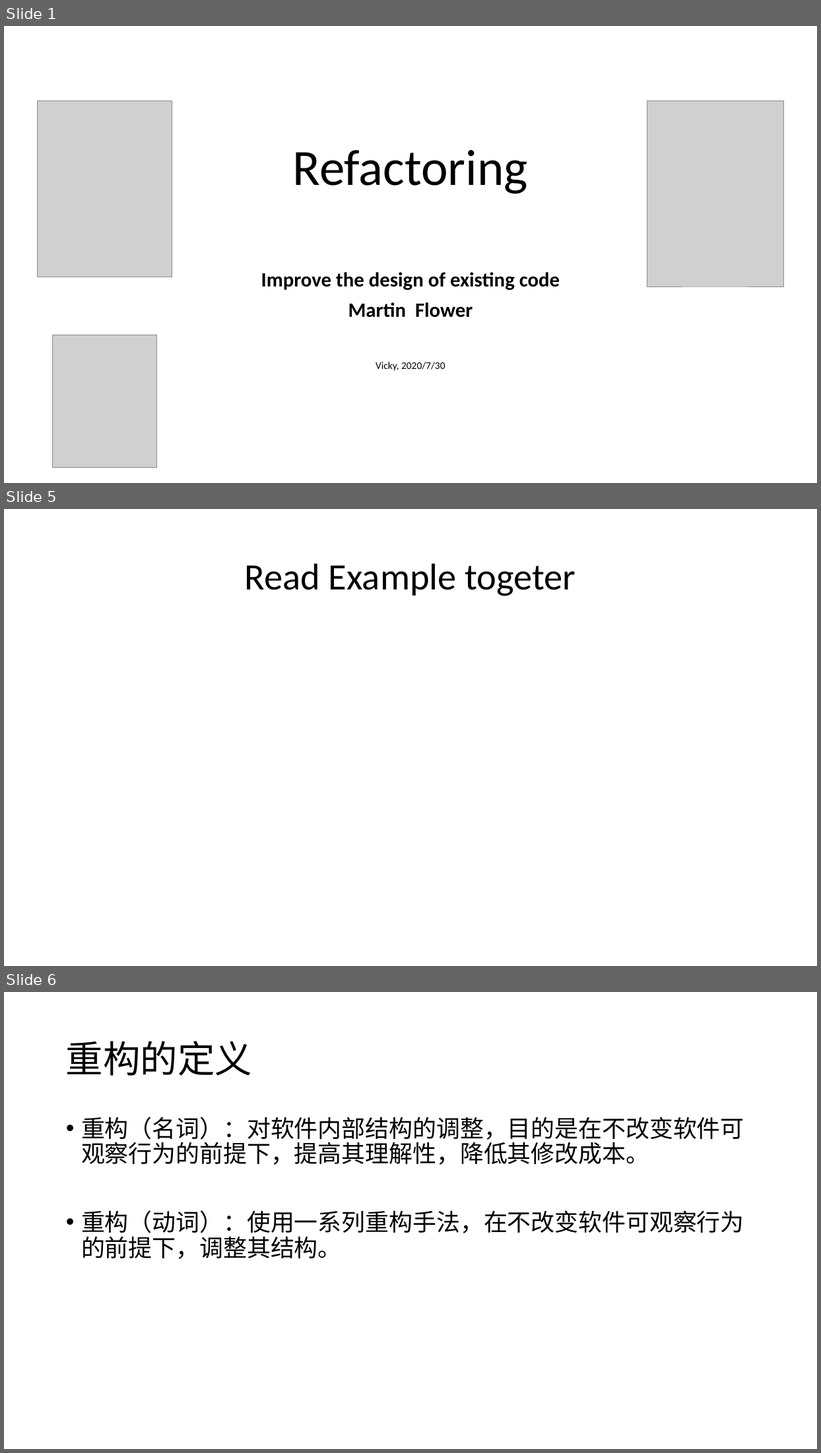
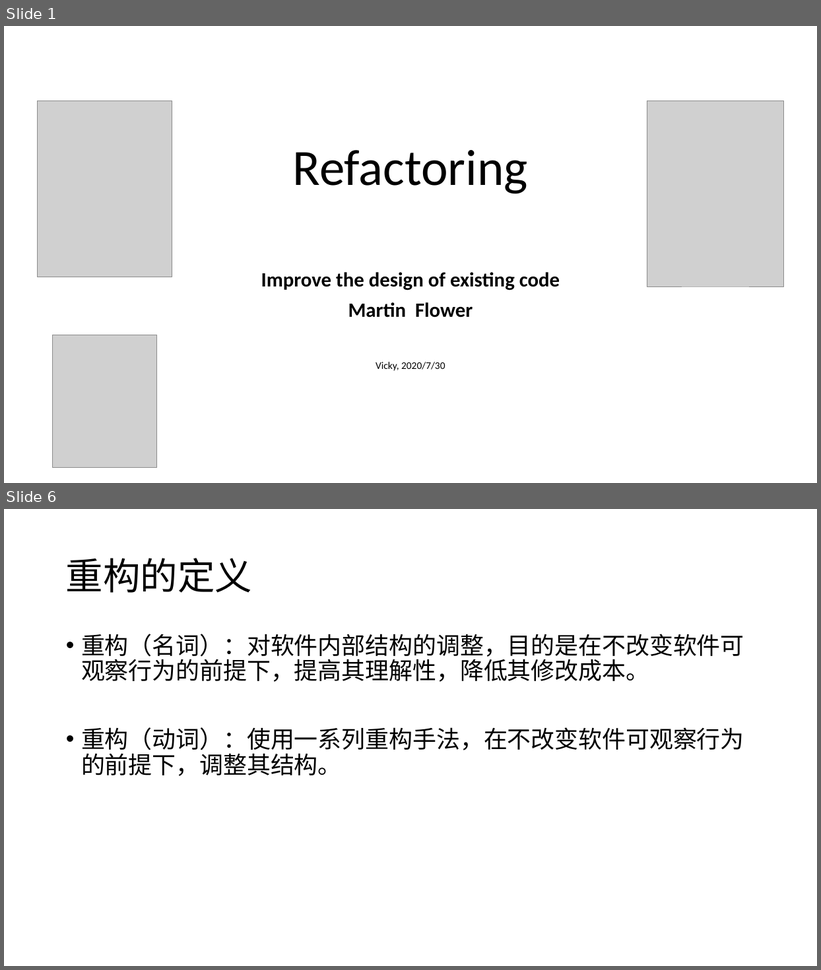
Before and after one commit to YingVickyCao/YingVickyCao.github.io, a slide deck: books/refactoring_improve_the_design_of_existing_code/Refactoring.pptx. Shown one above the other, each under a label of ours: slides 1, 5 and 6 before the commit, slides 1 and 6 after it; the slides between them are not shown. The pictures are 821x1453 and 821x970 pixels, drawn with LibreOffice and Linux fonts; fonts in the diff are those of the drawing; grey boxes stand for pictures. Boxes give left, top, right and bottom in pixels: in the first picture for what was removed or moved away, otherwise in the second. Text is boxed around its words. In the diff, an @@ line names an element or a change of style, - is before the commit and + after.

```diff
--- a/books/refactoring_improve_the_design_of_existing_code/Refactoring.pptx
+++ b/books/refactoring_improve_the_design_of_existing_code/Refactoring.pptx
@@ slide 5 removed at [4,509,817,966], background #FFFFFF @@
@@ title removed at [245,563,576,596] @@
-Read Example togeter
```
Also in this commit, not shown: 7 slides changed, 8 slides added, 1 other file.
